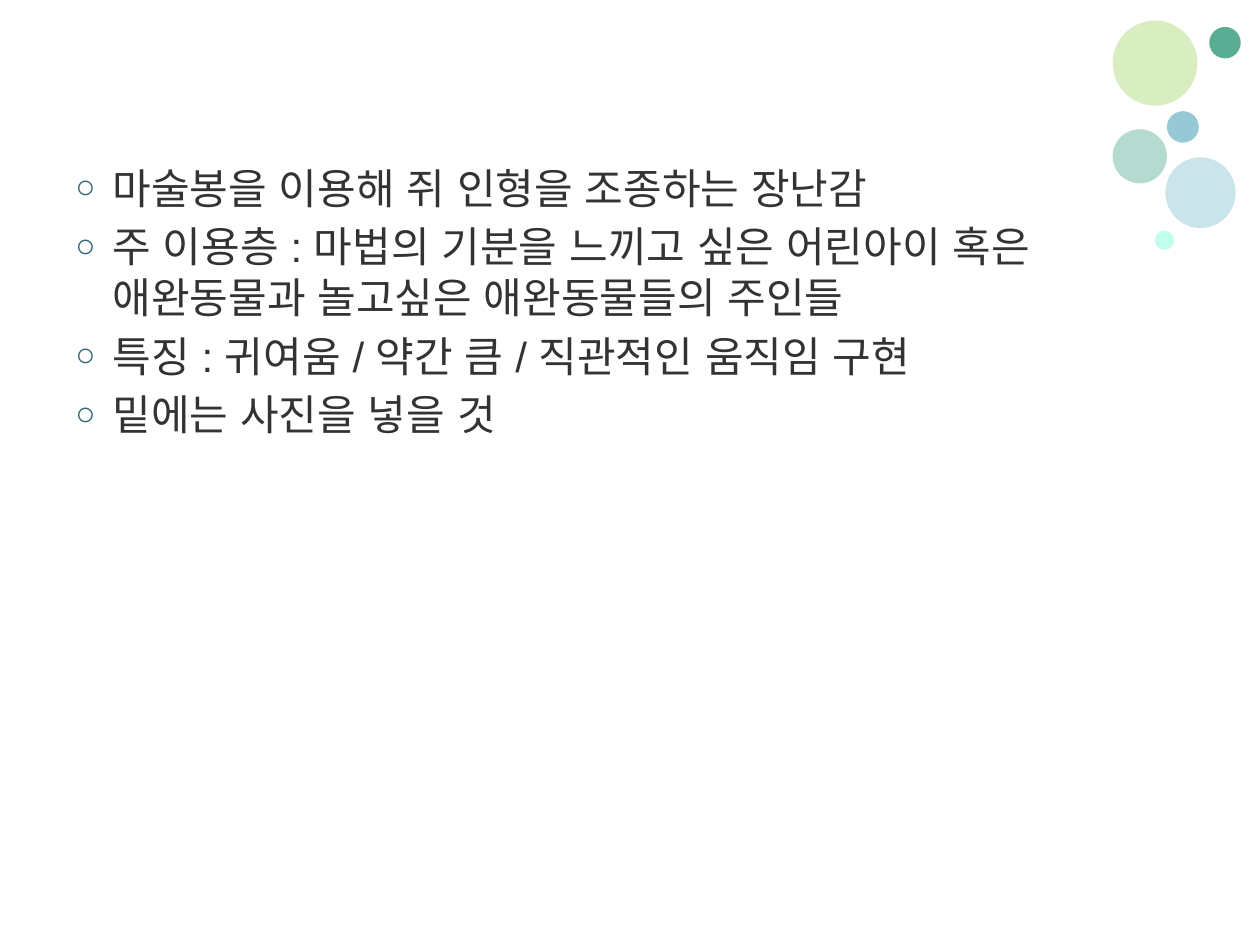
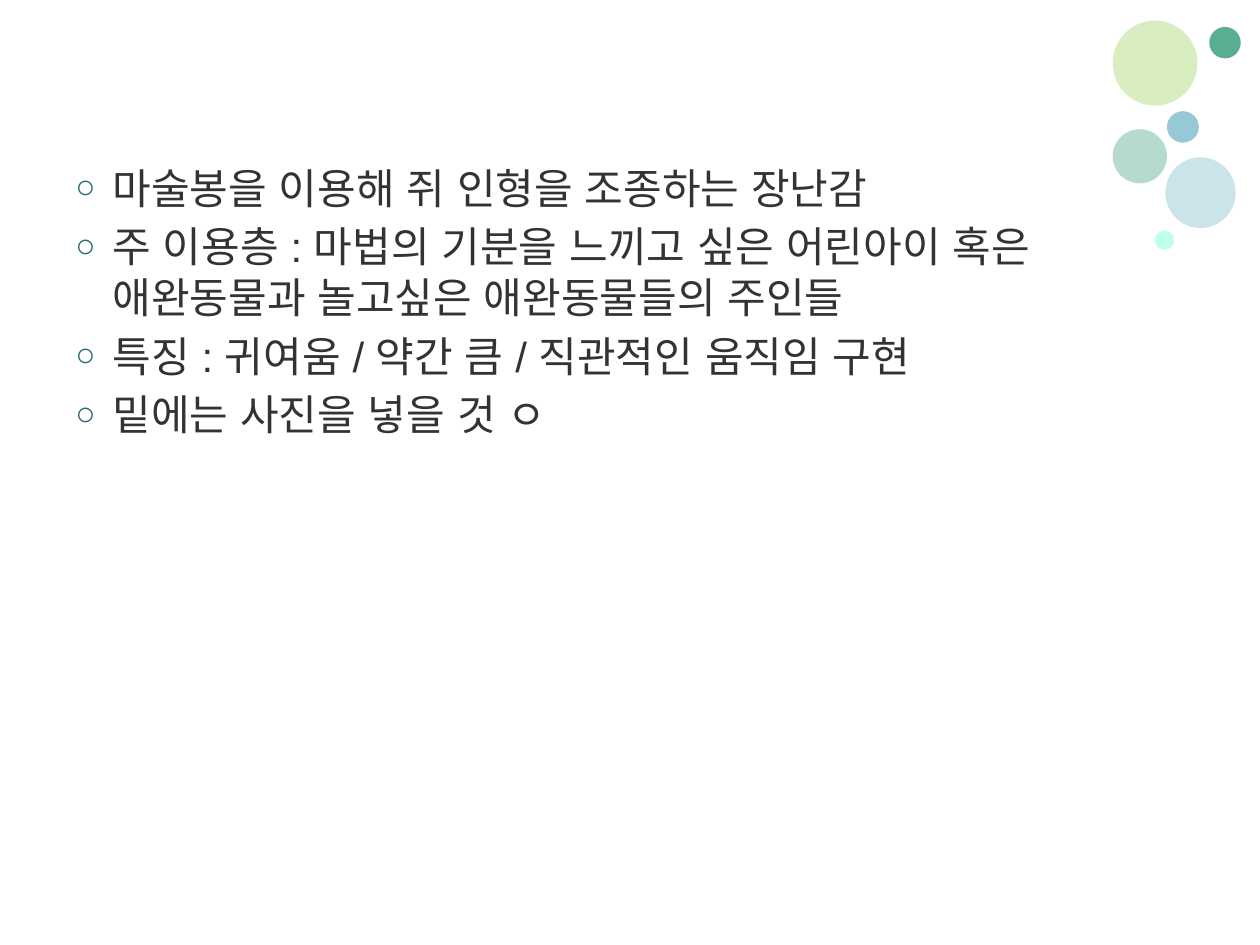
Before and after one commit to Phryxia/i_do_ino_majic, a slide deck: slide 2 of I DO INO PPT.pptx. Drawn at 1260x945 pixels with LibreOffice and Linux fonts; fonts in the diff are those of the drawing; background and template pictures are left out. Boxes give left, top, right and bottom in pixels: in the first picture for what was removed or moved away, otherwise in the second. Text is boxed around its words. In the diff, an @@ line names an element or a change of style, - is before the commit and + after.

Commit message:
TEST
asdfa

```diff
--- a/I DO INO PPT.pptx
+++ b/I DO INO PPT.pptx
@@ text at <box>113,395,547,434</box>: text changed @@
-○ 밑에는 사진을 넣을 것
+○ 밑에는 사진을 넣을 것 ㅇ
```
